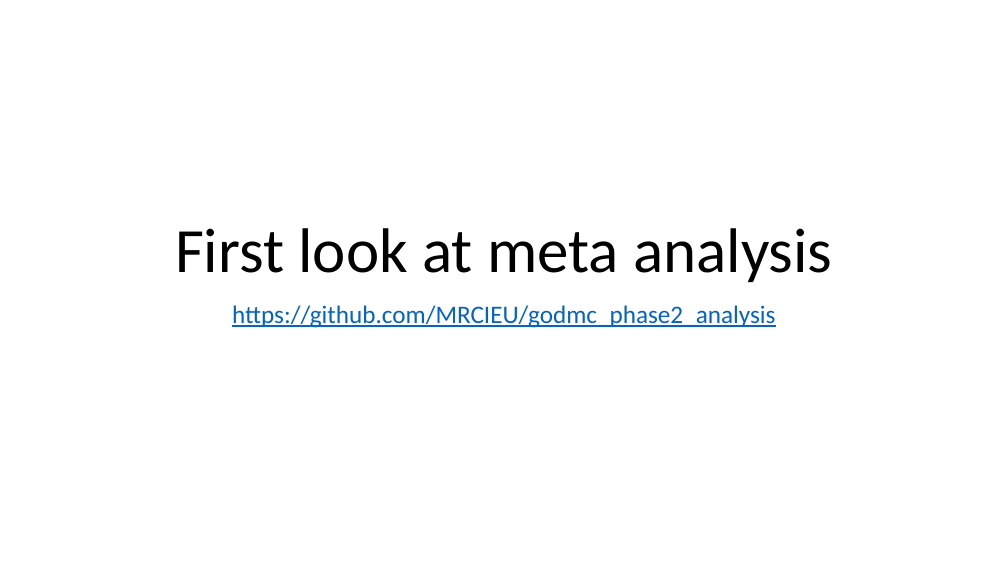
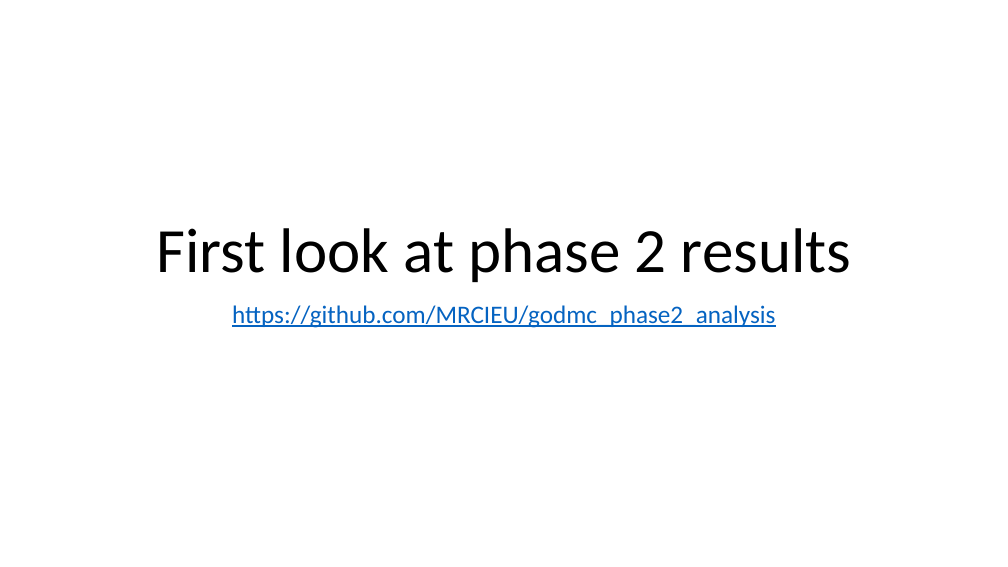
Before and after one commit to MRCIEU/godmc_phase2_analysis, a slide deck: slide 1 of docs/presentations/20170505_analyst_call.pptx. Drawn at 1008x567 pixels with LibreOffice and Linux fonts; fonts in the diff are those of the drawing. Boxes give left, top, right and bottom in pixels: in the first picture for what was removed or moved away, otherwise in the second. Text is boxed around its words. In the diff, an @@ line names an element or a change of style, - is before the commit and + after.

Commit message:
upd

```diff
--- a/docs/presentations/20170505_analyst_call.pptx
+++ b/docs/presentations/20170505_analyst_call.pptx
@@ title at [156, 228, 851, 282]: text changed @@
-First look at meta analysis
+First look at phase 2 results
```
